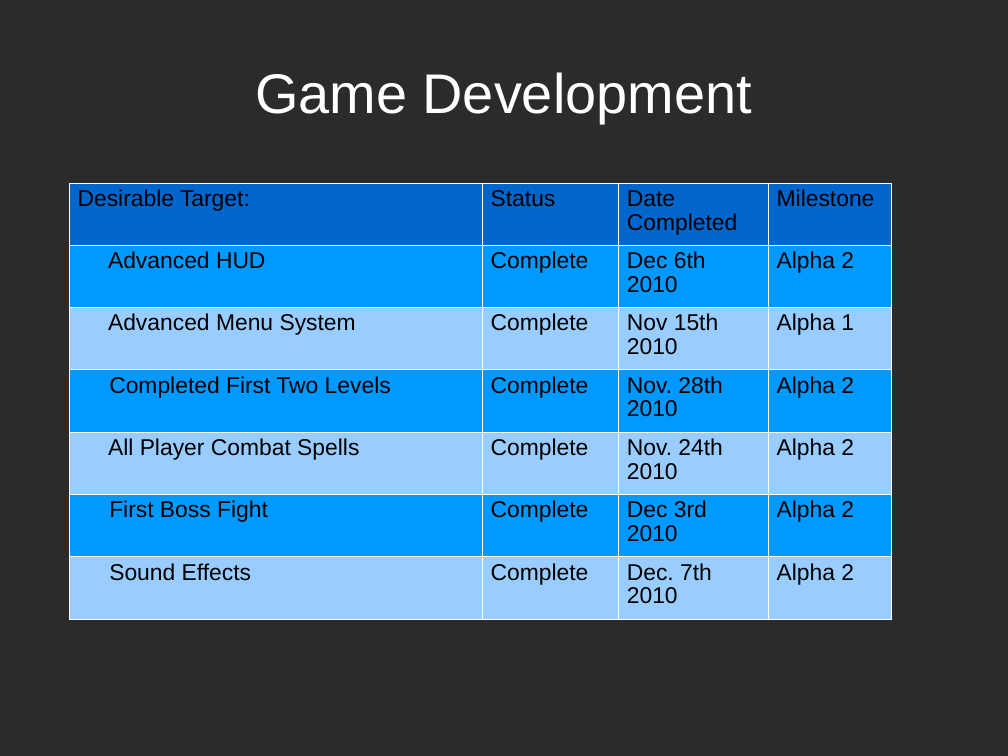
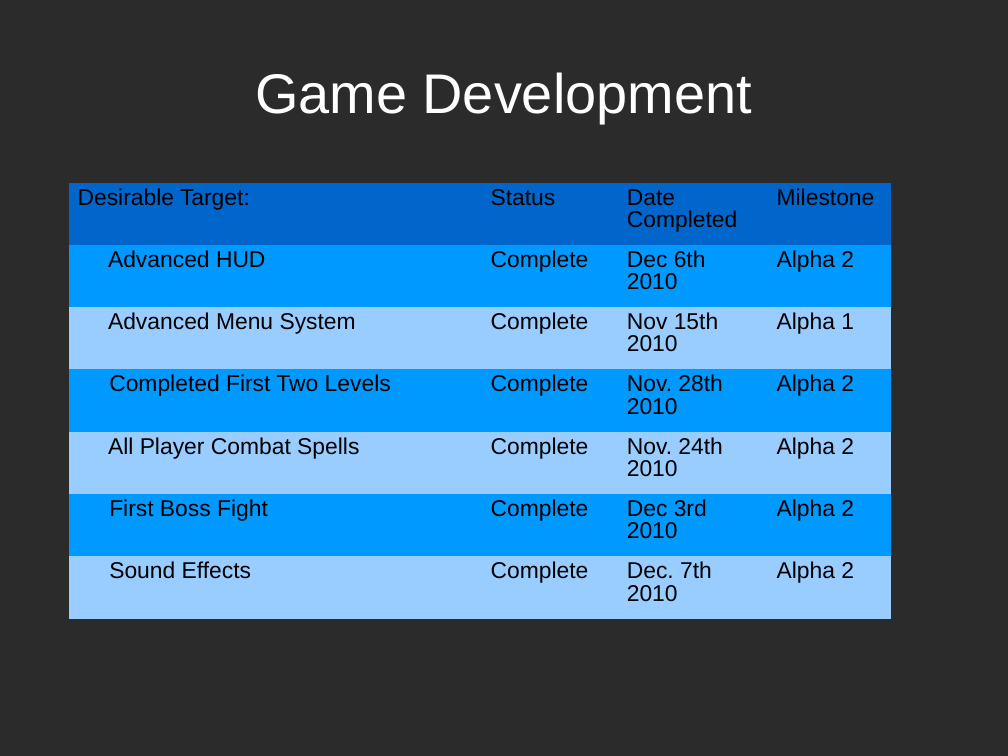
Before and after one commit to eternalmatt/Archanist-Tower, a slide deck: slide 14 of Documents/ArchanistTower-FinalPresentation.ppt. Drawn at 1008x756 pixels with LibreOffice and Linux fonts; fonts in the diff are those of the drawing; background and template pictures are left out; a plain dark background stands for a picture behind light text. Boxes give left, top, right and bottom in pixels: in the first picture for what was removed or moved away, otherwise in the second. Text is boxed around its words. In the diff, an @@ line names an element or a change of style, - is before the commit and + after.

```diff
--- a/Documents/ArchanistTower-FinalPresentation.ppt
+++ b/Documents/ArchanistTower-FinalPresentation.ppt
@@ table at <box>69,183,892,619</box> @@
@@ line spacing 0.93 to 0.87 @@
@@ borders changed @@
```
Also in this commit, not shown: 12 other slides changed.
